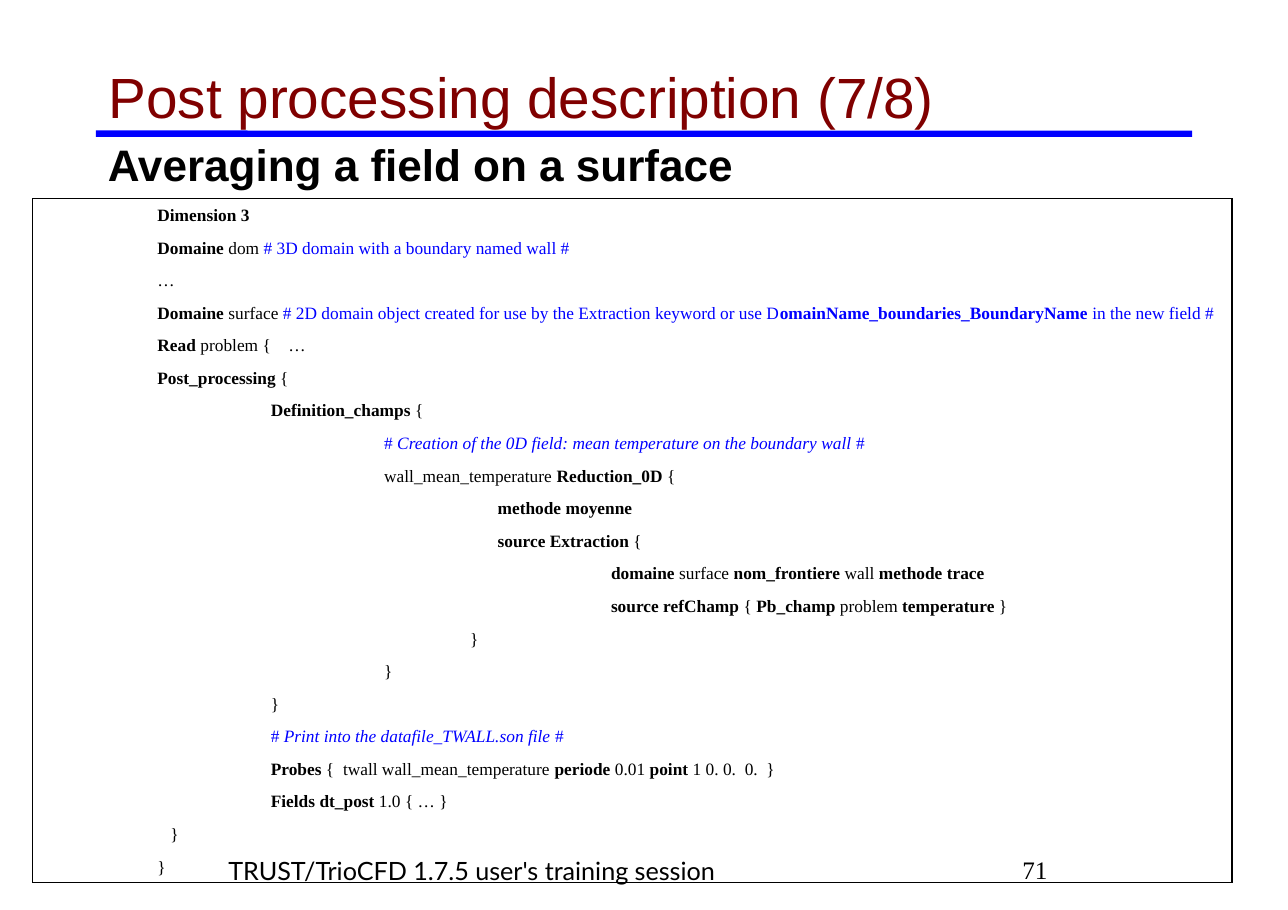
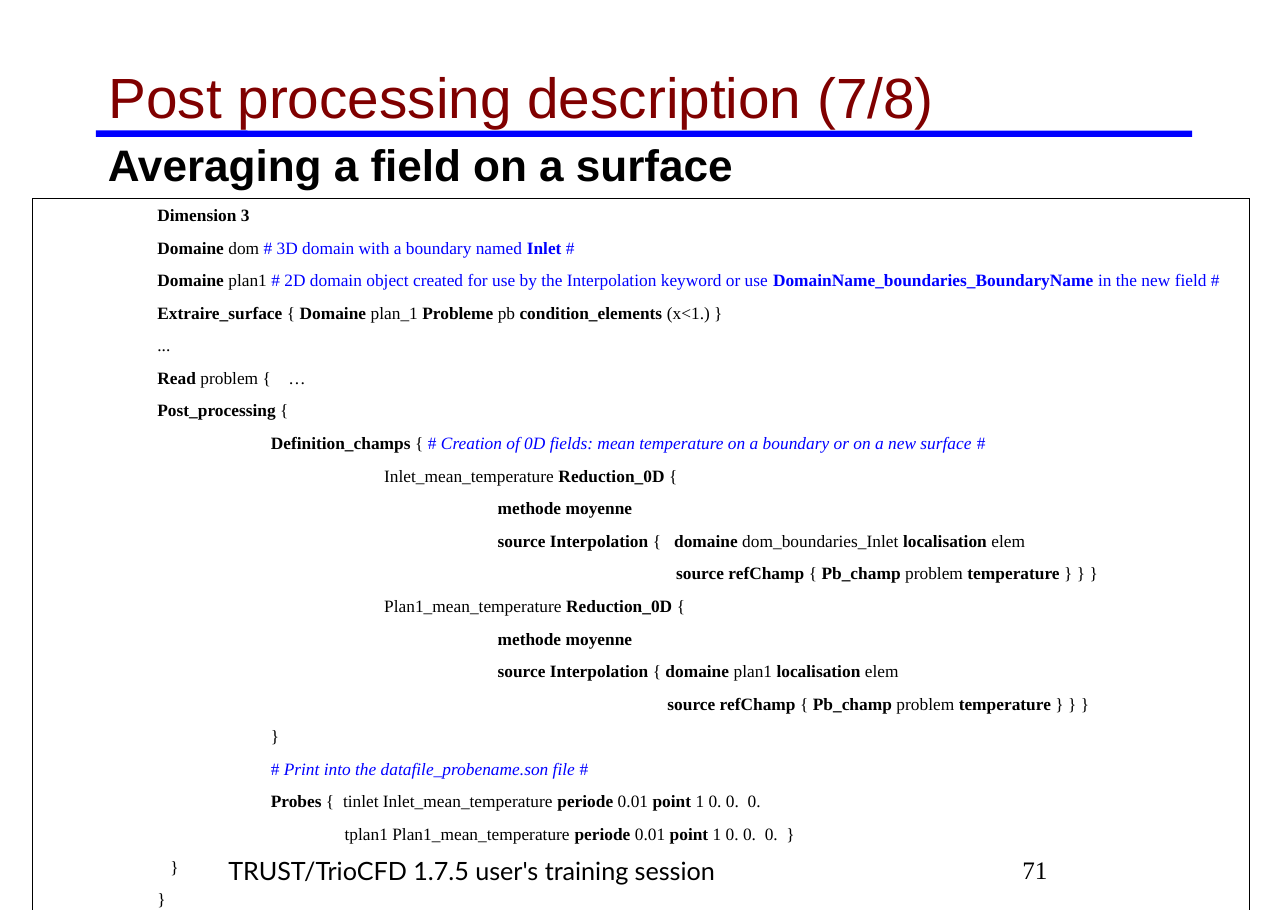
Before and after one commit to cea-trust-platform/trust-code, a slide deck: slide 71 of doc/TRUST/TRUST_and_TrioCFD_presentation.odp. Drawn at 1288x910 pixels with LibreOffice and Linux fonts; fonts in the diff are those of the drawing; background and template pictures are left out. Boxes give left, top, right and bottom in pixels: in the first picture for what was removed or moved away, otherwise in the second. Text is boxed around its words. In the diff, an @@ line names an element or a change of style, - is before the commit and + after.

```diff
--- a/doc/TRUST/TRUST_and_TrioCFD_presentation.odp
+++ b/doc/TRUST/TRUST_and_TrioCFD_presentation.odp
@@ rectangle "Dimension 3": place and size @@
-rectangle "Dimension 3" at (33,198,1232,882)
+rectangle "Dimension 3" at (33,198,1249,910)
@@ text in rectangle at (157,242,1207,323): text changed @@
-    Domaine dom # 3D domain with a boundary named wall #
-    …
-    Domaine surface # 2D domain object created for use by the Extraction keyword or use DomainName_boundaries_BoundaryName in the new field #
+    Domaine dom # 3D domain with a boundary named Inlet #
+    Domaine plan1 # 2D domain object created for use by the Interpolation keyword or use DomainName_boundaries_BoundaryName in the new field #
+    Extraire_surface { Domaine plan_1 Probleme pb condition_elements (x<1.) }
+    ...
@@ text in rectangle at (271,437,971,486): text changed; italic on @@
-    Definition_champs {
-    # Creation of the 0D field: mean temperature on the boundary wall #
-    wall_mean_temperature Reduction_0D {
+    Definition_champs { # Creation of 0D fields: mean temperature on a boundary or on a new surface #
+    Inlet_mean_temperature Reduction_0D {
@@ text in rectangle at (271,535,1059,844): text changed; bold off @@
-    source Extraction {
-    domaine surface nom_frontiere wall methode trace
-    source refChamp { Pb_champ problem temperature }
+source Interpolation { domaine dom_boundaries_Inlet localisation elem
+    source refChamp { Pb_champ problem temperature } } }
+Plan1_mean_temperature Reduction_0D {
+methode moyenne
+source Interpolation { domaine plan1 localisation elem
+source refChamp { Pb_champ problem temperature } } }
+    }
+    # Print into the datafile_probename.son file #
+    Probes { tinlet Inlet_mean_temperature periode 0.01 point 1 0. 0. 0.
+tplan1 Plan1_mean_temperature periode 0.01 point 1 0. 0. 0. }
@@ text in rectangle at (271,730,758,811): paragraphs removed @@
-    }
-    # Print into the datafile_TWALL.son file #
-    Probes { twall wall_mean_temperature periode 0.01 point 1 0. 0. 0. }
-    Fields dt_post 1.0 { … }
-    }
-    }
```
Also in this commit, not shown: 63 other slides changed, 14 other files.
